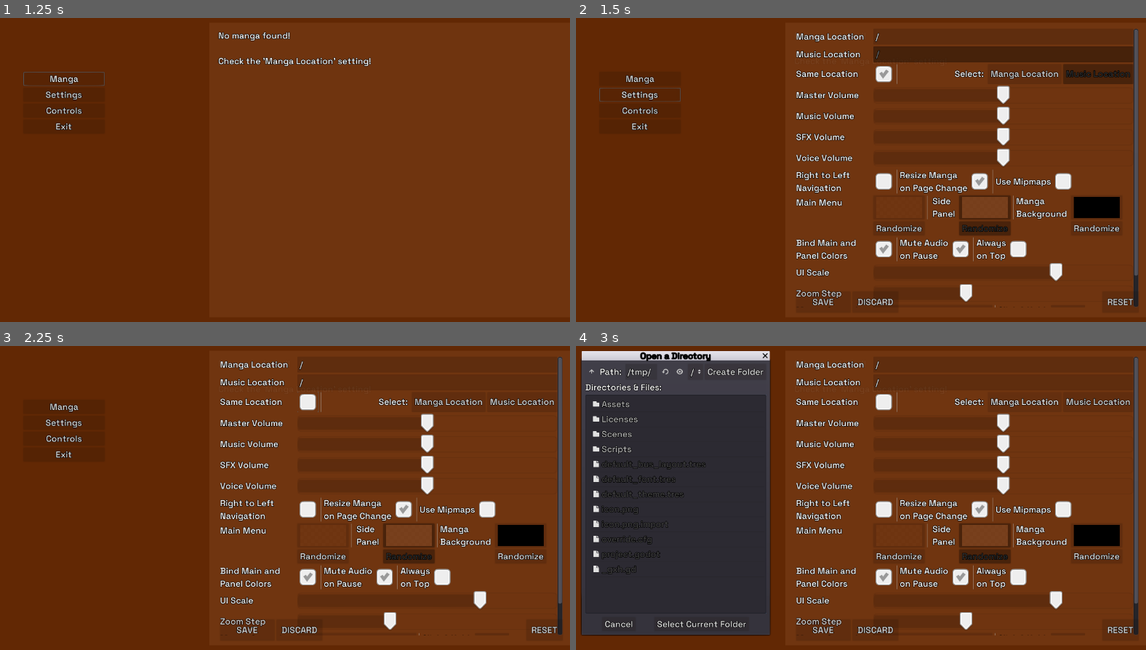
Above: before the commit, frames 1-4 (two rows, left to right).
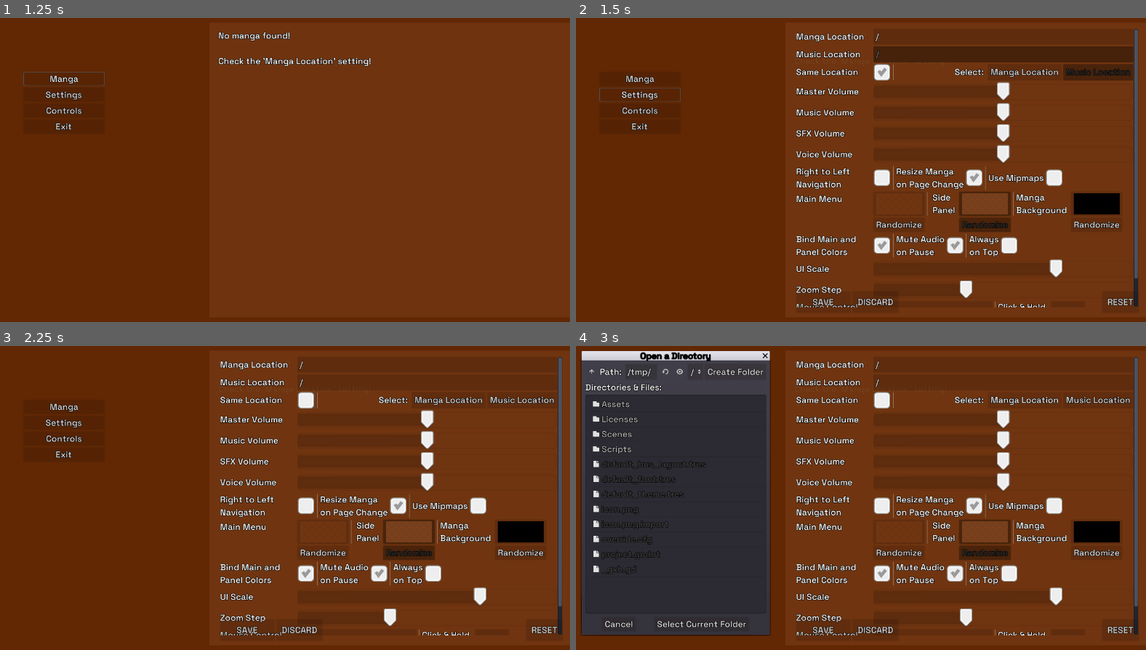
Above: after the commit, the same moments.

Repository: MrPoblin/Sound-Manga-Reader-Godot
Game: Godot game, scene res://Scenes/UI/Main.tscn
The game is run twice, just before and just after one commit, with the same random seed, the same clock (stepped at 60 frames per second) and the same inputs. The engine's default icon, where the game draws it, is replaced by a stand-in: a white triangle on a blue panel in a dark square.
Inputs (mouse positions are in pixels of both pictures, inside the frame that each line leads up to):
- Up to frame 1 (1.25 s): click "Manga" at 0.5 s
- Up to frame 2 (1.5 s): click "Settings" at 1.25 s
- Up to frame 3 (2.25 s): click (307, 400) at 2 s
- Up to frame 4 (3 s): click "Manga Location" at 2.75 s

Frame 1 is identical in both runs. In frame 2, 8.5% of the frame differs, in the area x 38-99%, y 15-96%; in frame 3, 8.3%; in frame 4, 8.3%.

Commit message:
empty stylebox

Diff:
--- a/default_theme.tres
+++ b/default_theme.tres
@@ -130,13 +130,9 @@
 expand_margin_top = 2.0
 expand_margin_bottom = 2.0
 
-[sub_resource type="StyleBoxEmpty" id=22]
-content_margin_left = 4.0
-content_margin_right = 4.0
-content_margin_top = 4.0
-content_margin_bottom = 4.0
-
-[sub_resource type="Image" id=66]
+[sub_resource type="StyleBoxEmpty" id=66]
+
+[sub_resource type="Image" id=71]
 data = {
 "data": PoolByteArray( 0, 0, 0, 0, 0, 0, 0, 0, 0, 0, 0, 0, 0, 0, 0, 0, 0, 0, 0, 0, 0, 0, 0, 0, 0, 0, 0, 0, 0, 0, 0, 0,  …(3809 unchanged characters)…
 "format": "RGBA8",
@@ -277,11 +273,12 @@
 Button/styles/pressed = SubResource( 16 )
 CheckBox/icons/checked = ExtResource( 2 )
 CheckBox/icons/unchecked = ExtResource( 3 )
-CheckBox/styles/disabled = SubResource( 22 )
-CheckBox/styles/hover = SubResource( 22 )
-CheckBox/styles/hover_pressed = SubResource( 22 )
-CheckBox/styles/normal = SubResource( 22 )
-CheckBox/styles/pressed = SubResource( 22 )
+CheckBox/styles/disabled = SubResource( 66 )
+CheckBox/styles/empty = SubResource( 66 )
+CheckBox/styles/hover = SubResource( 66 )
+CheckBox/styles/hover_pressed = SubResource( 66 )
+CheckBox/styles/normal = SubResource( 66 )
+CheckBox/styles/pressed = SubResource( 66 )
 HSlider/icons/grabber = ExtResource( 5 )
 HSlider/icons/grabber_highlight = ExtResource( 4 )
 HSlider/styles/grabber_area = SubResource( 39 )
Not shown: 15 places in default_theme.tres that only renumber resources
